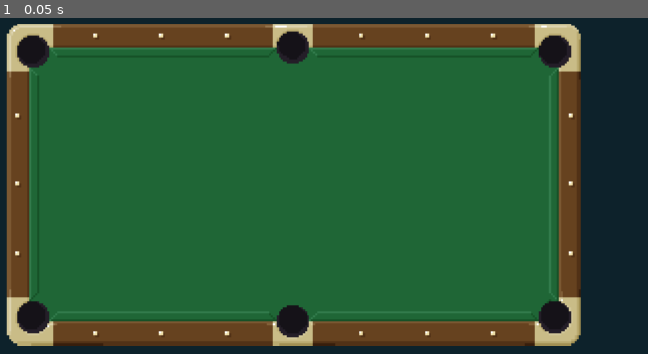
Above: before the commit, frame 1.
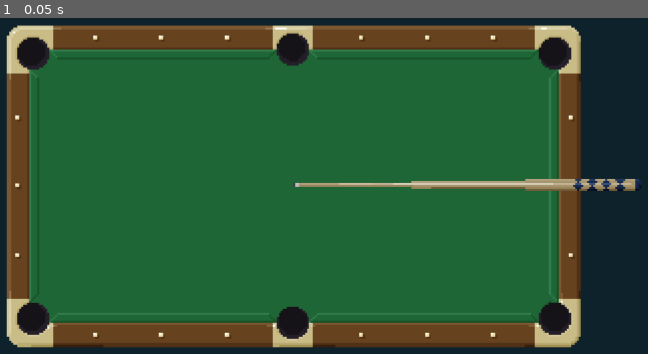
Above: after the commit, the same moment.

Repository: mamu7211/billard-game
Game: Godot game, scene res://table.tscn
Same seed, same stepped clock (60 frames per second), same inputs: the game is played once before the commit and once after it.
Inputs:
- Up to frame 1 (0.05 s): no input

The runs differ from the first frame. In frame 1, 4.1% of the frame differs, in the area x 0-99%, y 1-99%.

Commit message:
Centers cue.

Diff:
--- /dev/null
+++ b/project/cue-stick-group.gd
@@ -0,0 +1,5 @@
+extends Node2D
+
+func _process(delta):
+
+	position = get_parent().poi
--- /dev/null
+++ b/project/table.gd
@@ -0,0 +1,15 @@
+extends Node2D
+
+# Declare member variables here. Examples:
+# var a = 2
+# var b = "text"
+
+var poi = Vector2()
+
+# Called when the node enters the scene tree for the first time.
+func _ready():
+	pass # Replace with function body.
+
+# Called every frame. 'delta' is the elapsed time since the previous frame.
+#func _process(delta):
+#	pass
--- a/project/table.tscn
+++ b/project/table.tscn
@@ -1,6 +1,9 @@
-[gd_scene load_steps=2 format=2]
+[gd_scene load_steps=5 format=2]
 
-[ext_resource path="res://images/table.png" type="Texture" id=1]
+[ext_resource path="res://table.gd" type="Script" id=1]
+[ext_resource path="res://images/table.png" type="Texture" id=2]
+[ext_resource path="res://cue-stick-group.gd" type="Script" id=3]
+[ext_resource path="res://images/cue-stick.png" type="Texture" id=4]
 
 [node name="root" type="Node2D"]
 __meta__ = {
@@ -9,12 +12,19 @@
 }
 
 [node name="table" type="Node2D" parent="."]
-position = Vector2( 170, 270 )
-__meta__ = {
-"_edit_group_": true
-}
+position = Vector2( 600, 510 )
+script = ExtResource( 1 )
 
-[node name="table2" type="Sprite" parent="table"]
-position = Vector2( 430, 240 )
+[node name="table-sprite" type="Sprite" parent="table"]
+position = Vector2( 0, 2 )
 scale = Vector2( 3, 3 )
-texture = ExtResource( 1 )
+texture = ExtResource( 2 )
+
+[node name="cue-stick-group" type="Node2D" parent="table"]
+position = Vector2( 290, 0 )
+script = ExtResource( 3 )
+
+[node name="cue-stick" type="Sprite" parent="table/cue-stick-group"]
+position = Vector2( 260, 0 )
+scale = Vector2( 3, 3 )
+texture = ExtResource( 4 )
Binary file added: project/images/cue-stick.png
Not shown, added: project/images/cue-stick.png.import
Not shown, changed: assets/art/table.psd
